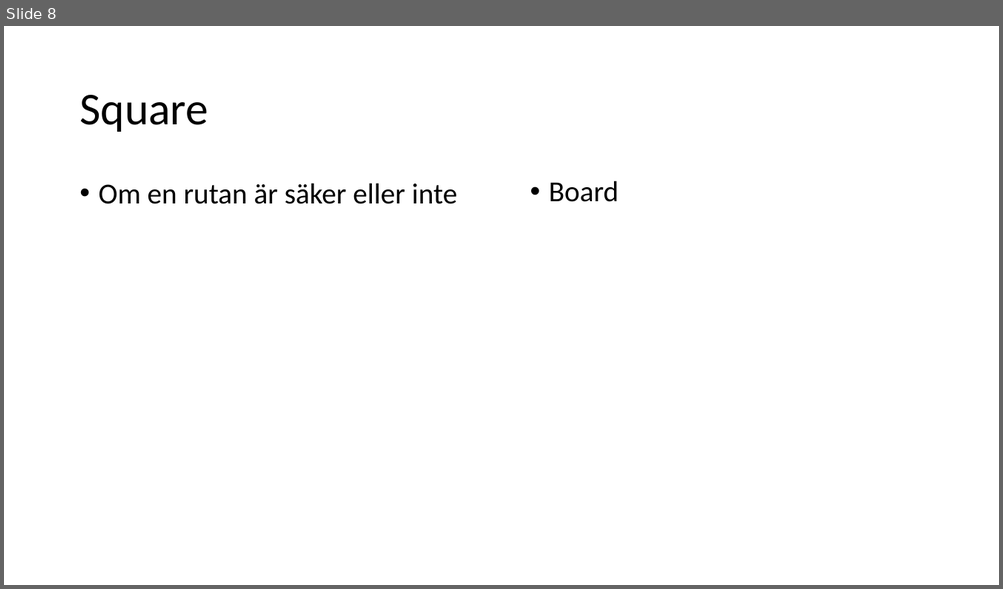
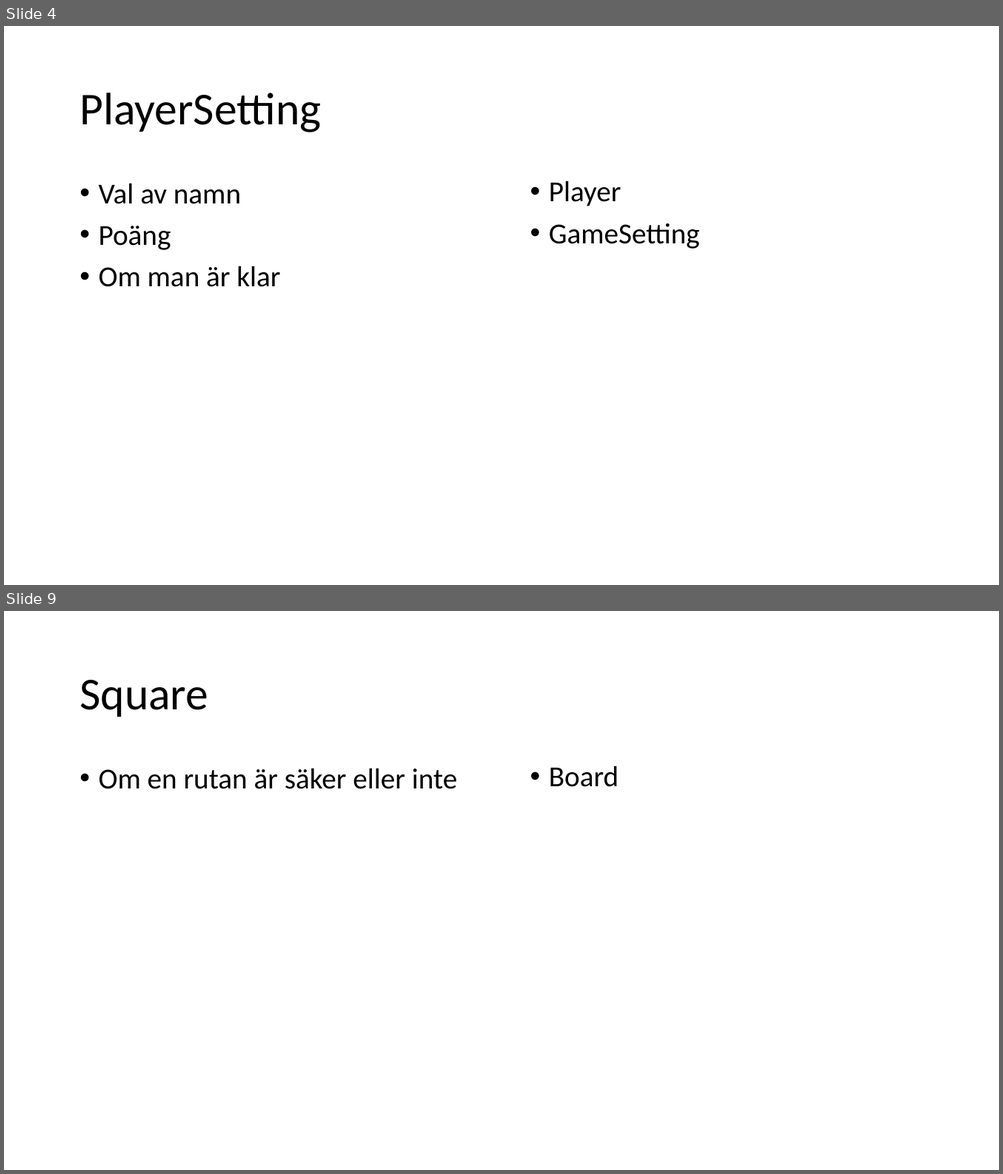
Before and after one commit to PGVSNH20/ludo-game-ludo5, a slide deck: Documentation/crc Ludo5.pptx. Shown one above the other, each under a label of ours: slide 8 before the commit, slides 4 and 9 after it; the slides between them are not shown. The pictures are 1003x589 and 1003x1174 pixels, drawn with LibreOffice and Linux fonts; fonts in the diff are those of the drawing. Boxes give left, top, right and bottom in pixels: in the first picture for what was removed or moved away, otherwise in the second. Text is boxed around its words. In the diff, an @@ line names an element or a change of style, - is before the commit and + after.

```diff
--- a/Documentation/crc Ludo5.pptx
+++ b/Documentation/crc Ludo5.pptx
@@ slide 4 added at (x1=4, y1=26, x2=999, y2=585), background #FFFFFF @@
@@ title added at (x1=79, y1=93, x2=321, y2=133), 44 pt, text #000000 @@
+PlayerSetting
@@ text added at (x1=549, y1=181, x2=700, y2=249), 28 pt, text #000000 @@
+• Player
+• GameSetting
@@ text added at (x1=99, y1=183, x2=280, y2=287), 28 pt, text #000000 @@
+• Val av namn
+• Poäng
+• Om man är klar
@@ what was slide 8 is now slide 9 @@
```
Also in this commit, not shown: 6 slides changed, 1 other slide added, 1 slide removed, 2 other files.
